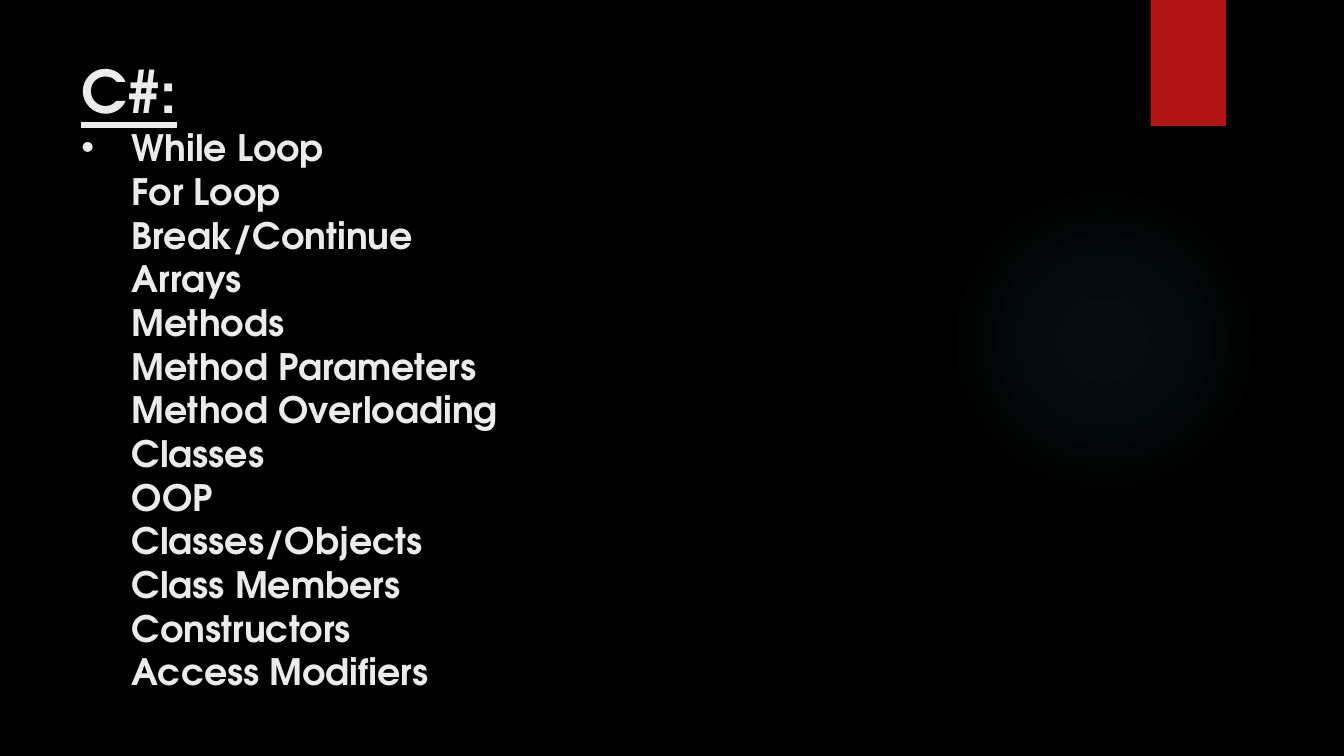
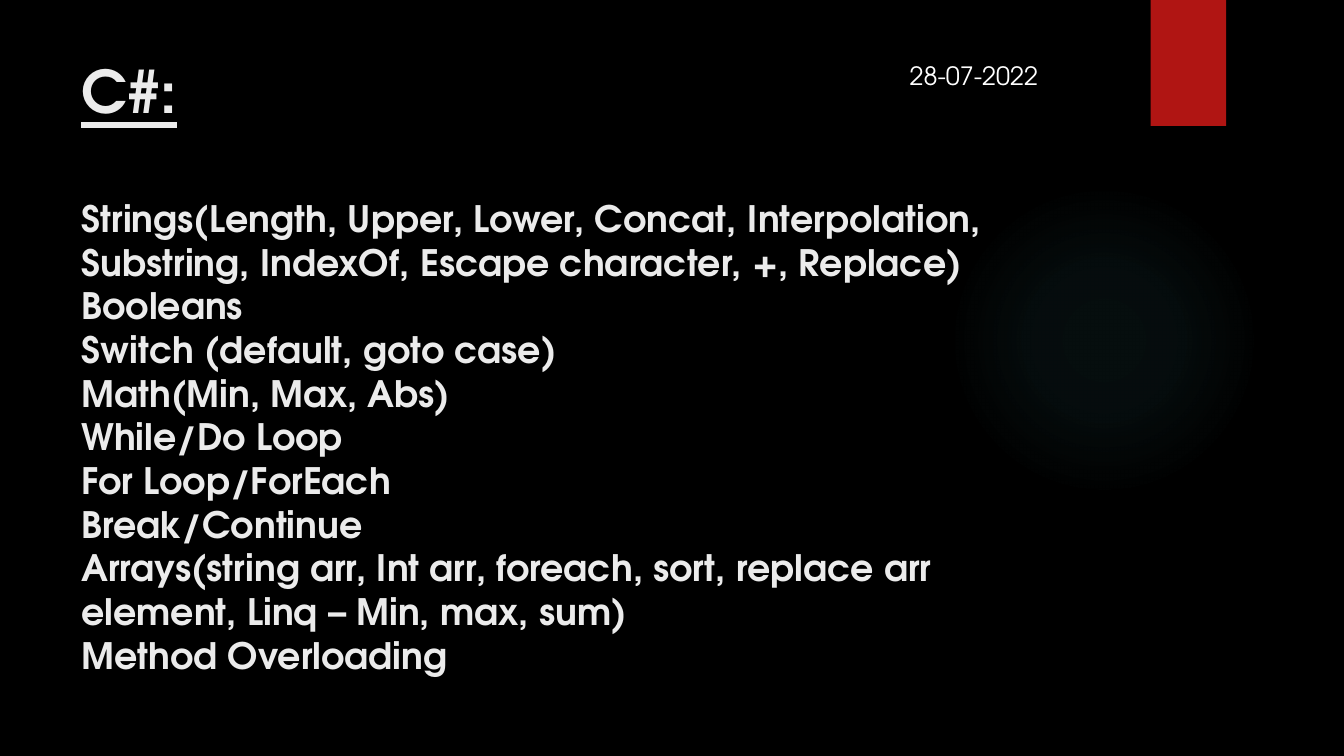
Before and after one commit to Manisoft55/AimorePractice, a slide deck: slide 9 of Notes/Day2_26_07_2022.pptx (slide 2 before the commit). Drawn at 1344x756 pixels with LibreOffice and Linux fonts; fonts in the diff are those of the drawing; background and template pictures are left out. Boxes give left, top, right and bottom in pixels: in the first picture for what was removed or moved away, otherwise in the second. Text is boxed around its words. In the diff, an @@ line names an element or a change of style, - is before the commit and + after.

```diff
--- a/Notes/Day2_26_07_2022.pptx
+++ b/Notes/Day2_26_07_2022.pptx
@@ title at <box>81,68,981,677</box>: text changed @@
-C#:
-• While Loop
-  For Loop
-  Break/Continue
-  Arrays
-  Methods
-  Method Parameters
-  Method Overloading
-  Classes
-  OOP
-  Classes/Objects
-  Class Members
-  Constructors
-  Access Modifiers
+C#:
+Strings(Length, Upper, Lower, Concat, Interpolation, Substring, IndexOf, Escape character, +, Replace)
+Booleans
+Switch (default, goto case)
+Math(Min, Max, Abs)
+While/Do Loop
+For Loop/ForEach
+Break/Continue
+Arrays(string arr, Int arr, foreach, sort, replace arr element, Linq – Min, max, sum)
+Method Overloading
@@ text added at <box>910,66,1038,86</box>, 18 pt, text #FFFFFF @@
+28-07-2022
```
Also in this commit, not shown: 2 other slides changed, 7 slides added, 23 other files.
